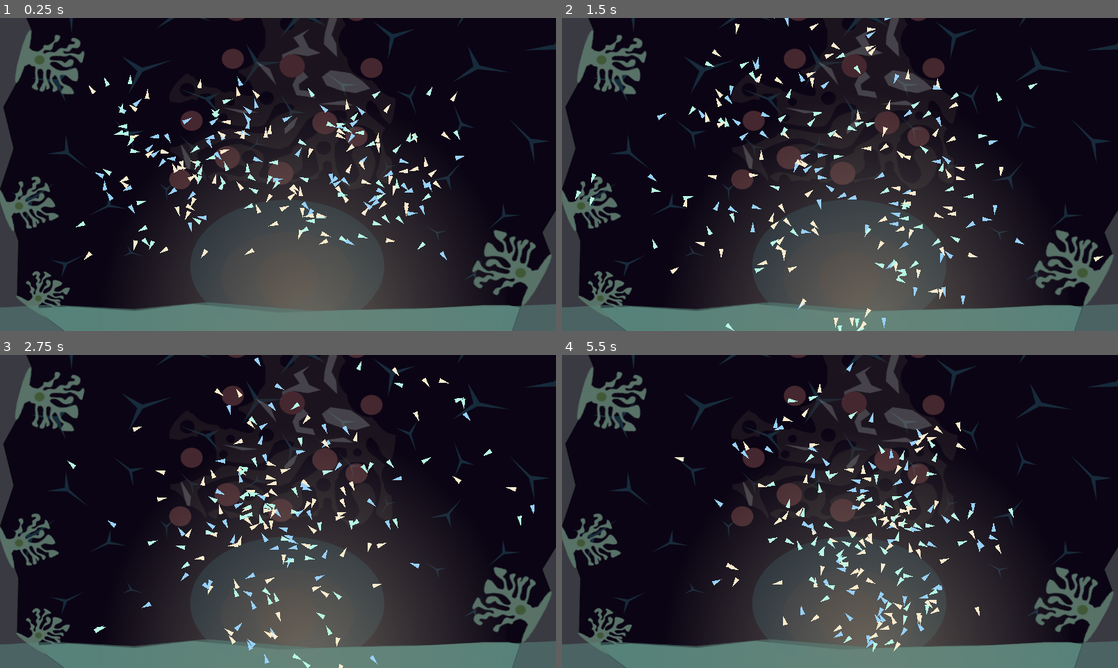
Above: before the commit, frames 1-4 (two rows, left to right).
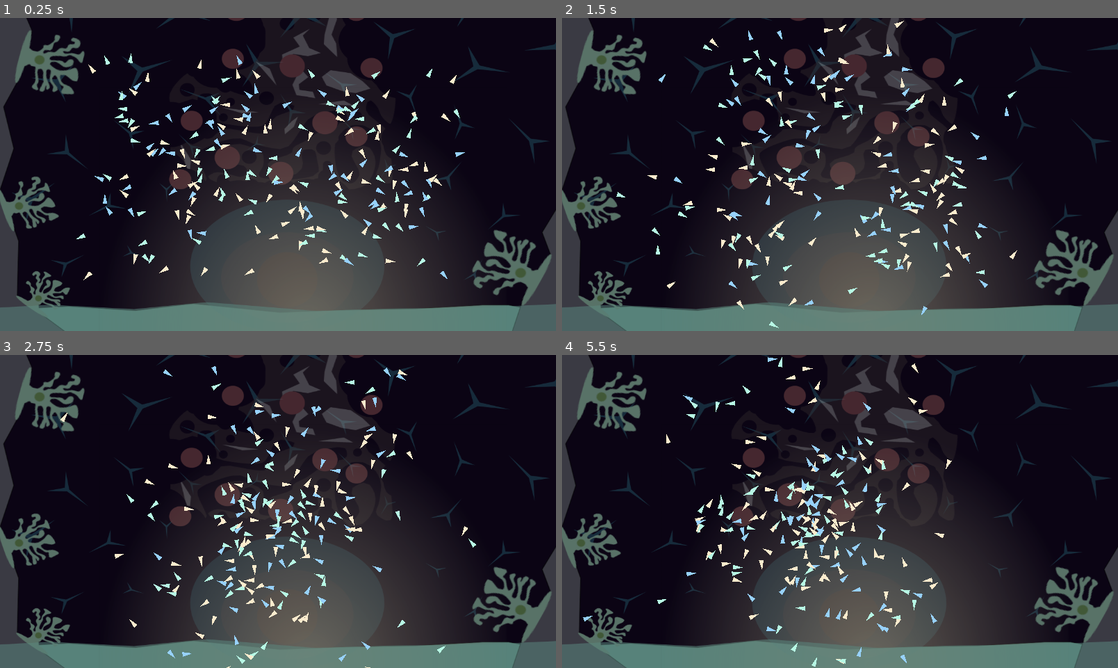
Above: after the commit, the same moments.

Repository: bioerrorlog/BoidsFlockingGodot
Game: Godot game, scene res://src/Main.tscn
The game is run twice, just before and just after one commit, with the same random seed, the same clock (stepped at 60 frames per second) and the same inputs.
Inputs:
- Up to frame 1 (0.25 s): no input
- Up to frame 2 (1.5 s): no input
- Up to frame 3 (2.75 s): no input
- Up to frame 4 (5.5 s): no input

The runs differ from the first frame. In frame 1, 4.4% of the frame differs, in the area x 13-84%, y 11-84%; in frame 2, 4.9%; in frame 3, 4.5%; in frame 4, 4.9%, in the area x 3-82%, y 0-100%.

Commit message:
edit params

Diff:
--- a/src/Boid.gd
+++ b/src/Boid.gd
@@ -21,7 +21,7 @@
 
 func _ready():
 	randomize()
-	position = Vector2(rand_range(-800, 800), rand_range(-300, 300))
+	position = Vector2(rand_range(-800, 800), rand_range(-400, 400))
 	velocity = Vector2(rand_range(-1, 1), rand_range(-1, 1)).normalized() * move_speed
 	modulate = colors[rand_range(0, colors.size())]
 
